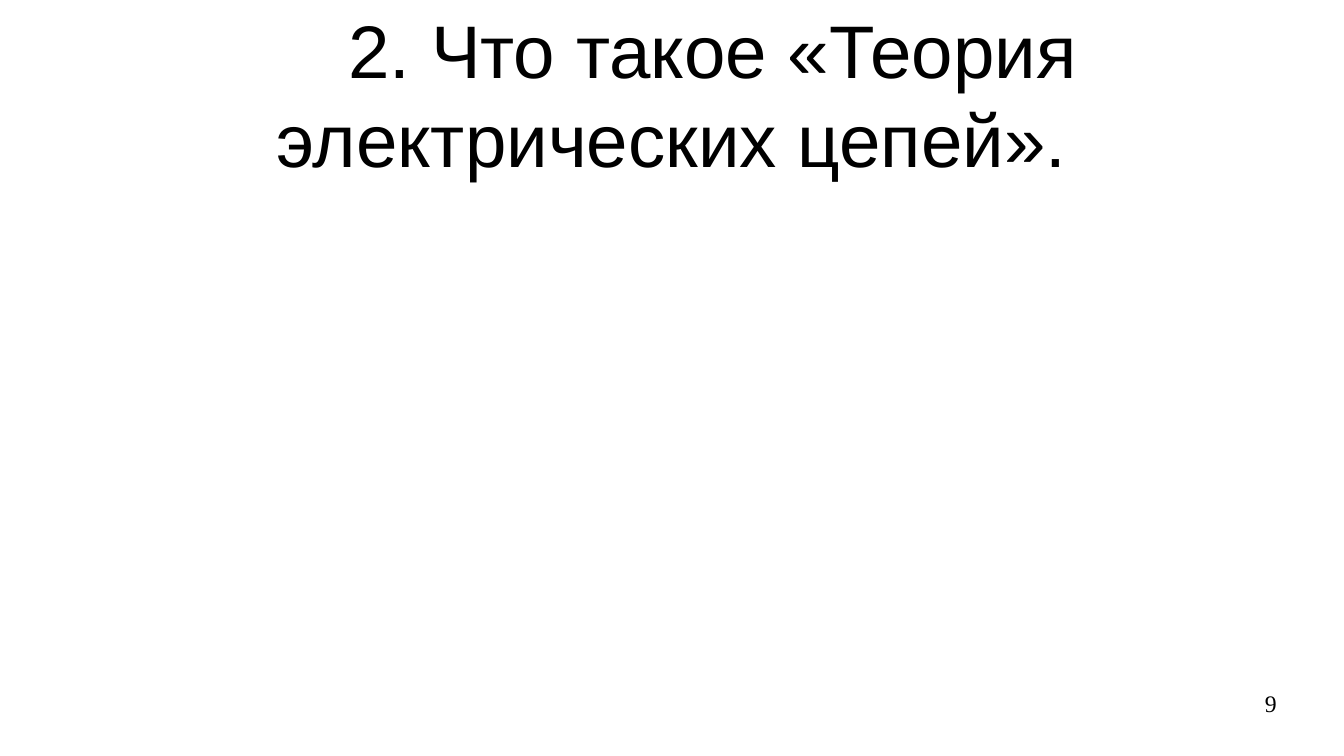
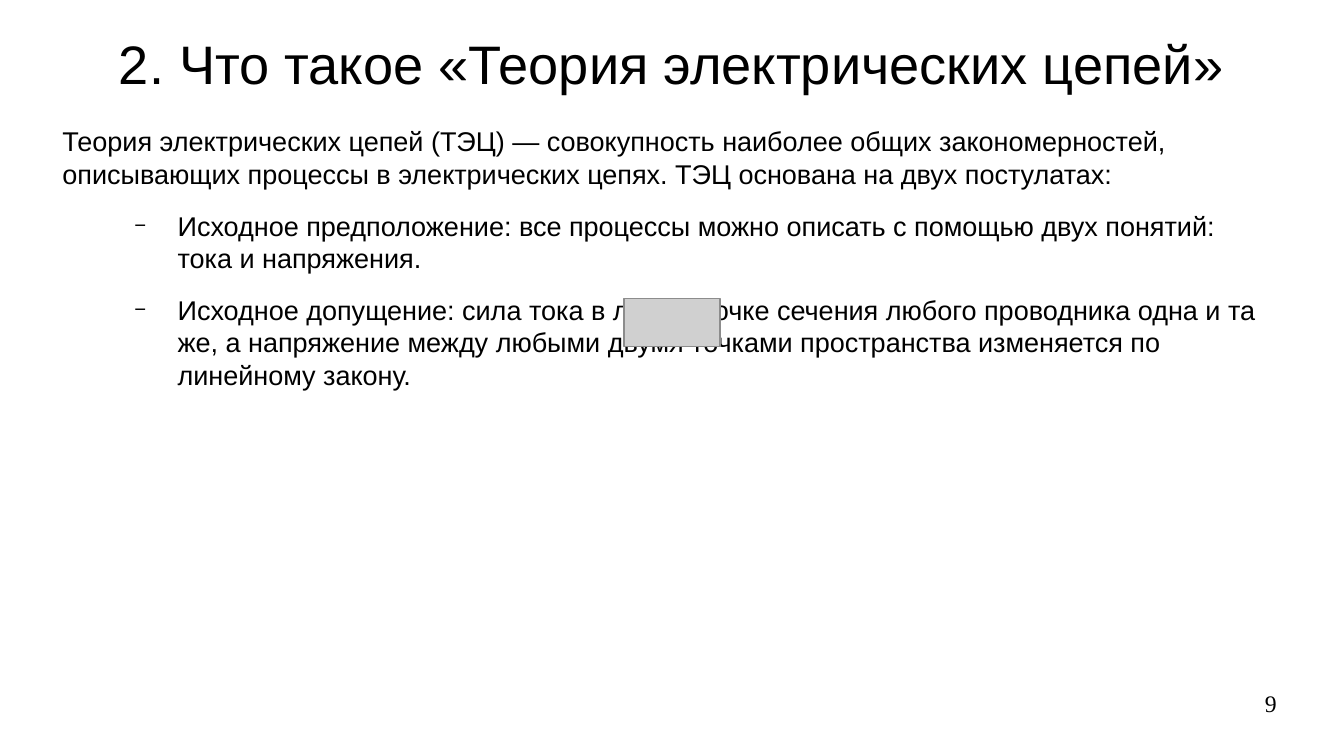
Before and after one commit to steelcraft/stud-lab, a slide deck: slide 9 of Лекции/СBDS01#L1.odp. Drawn at 1344x756 pixels with LibreOffice and Linux fonts; fonts in the diff are those of the drawing; grey boxes stand for pictures. Boxes give left, top, right and bottom in pixels: in the first picture for what was removed or moved away, otherwise in the second. Text is boxed around its words. In the diff, an @@ line names an element or a change of style, - is before the commit and + after.

```diff
--- a/Лекции/СBDS01#L1.odp
+++ b/Лекции/СBDS01#L1.odp
@@ title at [119,43,1223,94]: text changed; size 44 to 32 pt @@
-2. Что такое «Теория электрических цепей».
+2. Что такое «Теория электрических цепей»
@@ text added at [62,131,1255,390], 16 pt, text #000000 @@
+Теория электрических цепей (ТЭЦ) — совокупность наиболее общих закономерностей, описывающих процессы в электрических цепях. ТЭЦ основана на двух постулатах:
+  − Исходное предположение: все процессы можно описать с помощью двух понятий: тока и напряжения.
+  − Исходное допущение: сила тока в любой точке сечения любого проводника одна и та же, а напряжение между любыми двумя точками пространства изменяется по линейному закону.
@@ picture added at [624,299,721,346] @@
```
Also in this commit, not shown: 1 other slide changed, 2 slides added, 2 slides removed.
